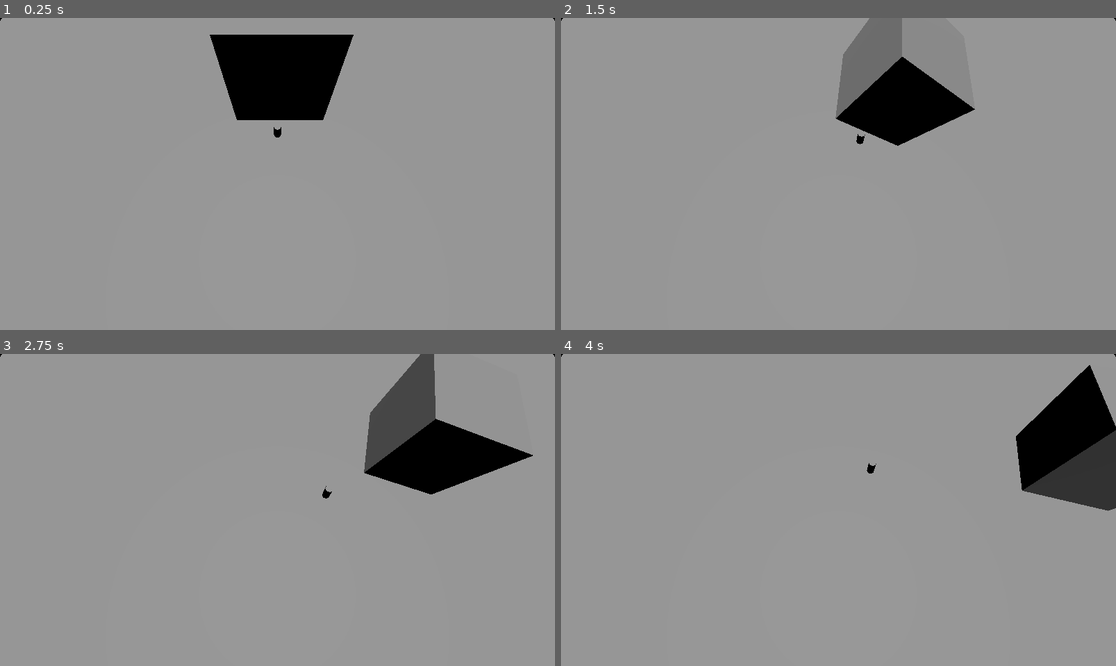
Above: before the commit, frames 1-4 (two rows, left to right).
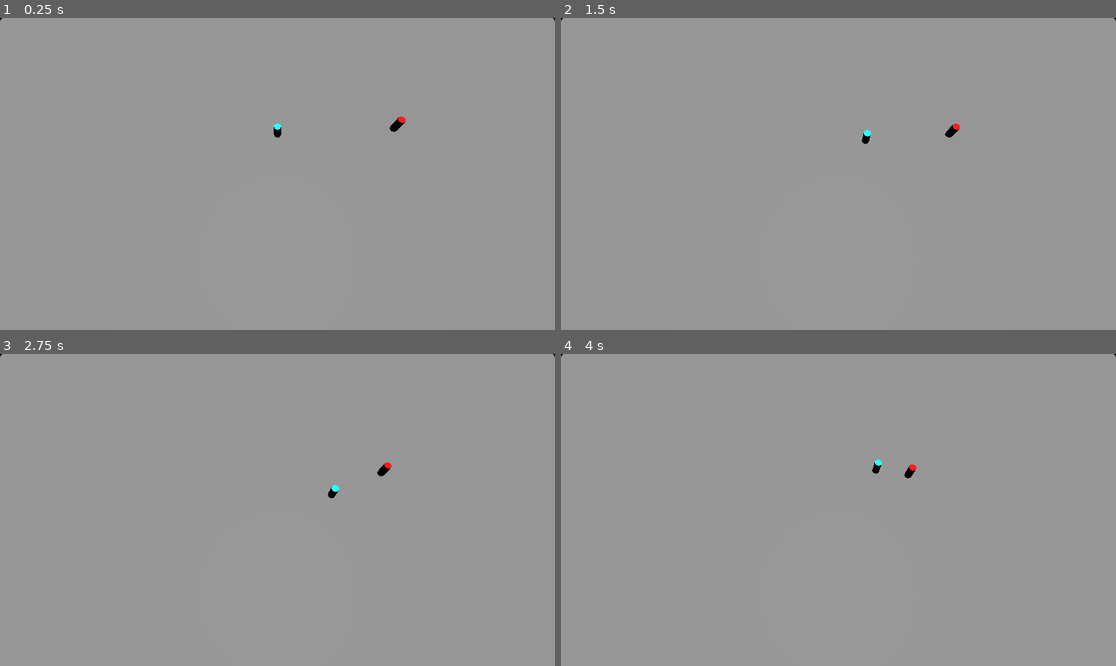
Above: after the commit, the same moments.

Repository: Paladinking/Field_Necromancer
Game: Godot game, scene res://main.tscn
Two runs of this game, one before a commit and one after it. Both use one fixed random seed, a clock stepped at 60 frames per second and the inputs below.
Inputs:
- Up to frame 1 (0.25 s): no input
- Up to frame 2 (1.5 s): tap Enter at 0.5 s; hold D (go_right) 0.53-1.28 s; hold S (go_down) from 1.28 s (still down)
- Up to frame 3 (2.75 s): release S (go_down) at 2.03 s; hold D (go_right) from 2.03 s (still down)
- Up to frame 4 (4 s): release D (go_right) at 2.78 s; hold W (go_up) 2.78-3.53 s; hold A (go_left) from 3.53 s (still down)

The runs differ from the first frame. In frame 1, 5.8% of the frame differs, in the area x 37-74%, y 5-37%; in frame 2, 5.8%; in frame 3, 6.3%, in the area x 58-96%, y 0-47%; in frame 4, 5.9%.

Commit message:
Added navigation system

Diff:
--- /dev/null
+++ b/Characters/fighter.gd
@@ -0,0 +1,45 @@
+extends CharacterBody3D
+
+
+const SPEED = 4.0
+const JUMP_VELOCITY = 4.5
+
+# Get the gravity from the project settings to be synced with RigidBody nodes.
+var gravity = ProjectSettings.get_setting("physics/3d/default_gravity")
+var _target : Node3D = self
+
+@onready var navigation_agent: NavigationAgent3D = get_node("NavigationAgent3D")
+
+func _ready() -> void:
+	$DetectionArea.body_entered.connect(
+		func(body: Node3D):
+			if is_same(self, _target) or body.position.distance_squared_to(self.position) < _target.position.distance_squared_to(self.position):
+				_target = body
+				set_movement_target(_target.position)
+
+	)
+
+func set_movement_target(movement_target: Vector3):
+	navigation_agent.set_target_position(movement_target)
+
+
+func _physics_process(delta):
+	if not is_same(_target, self) and _target.position.distance_squared_to(navigation_agent.get_target_position()) > 1:
+		set_movement_target(_target.position)
+
+	if navigation_agent.is_navigation_finished():
+		velocity.x = 0.0
+		velocity.z = 0.0
+		if not is_on_floor():
+			velocity.y -= gravity * delta
+		move_and_slide()
+		return
+
+	var next_path_position: Vector3 = navigation_agent.get_next_path_position()
+	var new_velocity: Vector3 = global_position.direction_to(next_path_position) * SPEED
+
+	if not is_on_floor():
+		new_velocity.y -= gravity * delta
+
+	velocity = new_velocity
+	move_and_slide()
--- /dev/null
+++ b/Characters/fighter.tscn
@@ -0,0 +1,30 @@
+[gd_scene load_steps=5 format=3 uid="uid://d1fc8ned6hc4e"]
+
+[ext_resource type="Script" path="res://Characters/fighter.gd" id="1_pdd31"]
+
+[sub_resource type="CapsuleShape3D" id="CapsuleShape3D_4ehho"]
+
+[sub_resource type="StandardMaterial3D" id="StandardMaterial3D_v1hkm"]
+albedo_color = Color(1, 0.0313726, 0.0196078, 1)
+
+[sub_resource type="CylinderShape3D" id="CylinderShape3D_ggdf5"]
+height = 10.0
+radius = 10.0
+
+[node name="Fighter" type="CharacterBody3D"]
+script = ExtResource("1_pdd31")
+
+[node name="CollisionShape3D" type="CollisionShape3D" parent="."]
+shape = SubResource("CapsuleShape3D_4ehho")
+
+[node name="CSGCylinder3D" type="CSGCylinder3D" parent="."]
+material = SubResource("StandardMaterial3D_v1hkm")
+
+[node name="DetectionArea" type="Area3D" parent="."]
+collision_layer = 0
+
+[node name="CollisionShape3D" type="CollisionShape3D" parent="DetectionArea"]
+transform = Transform3D(1, 0, 0, 0, 1, 0, 0, 0, 1, 0, 4.5, 0)
+shape = SubResource("CylinderShape3D_ggdf5")
+
+[node name="NavigationAgent3D" type="NavigationAgent3D" parent="."]
--- a/Characters/player.tscn
+++ b/Characters/player.tscn
@@ -1,8 +1,11 @@
-[gd_scene load_steps=3 format=3 uid="uid://40t17omux2gf"]
+[gd_scene load_steps=4 format=3 uid="uid://40t17omux2gf"]
 
 [ext_resource type="Script" path="res://Characters/player.gd" id="1_daf4w"]
 
 [sub_resource type="CapsuleShape3D" id="CapsuleShape3D_p7p8e"]
+
+[sub_resource type="StandardMaterial3D" id="StandardMaterial3D_5nmjr"]
+albedo_color = Color(0.137255, 1, 1, 1)
 
 [node name="Player" type="CharacterBody3D"]
 transform = Transform3D(1, 0, 0, 0, 1, 0, 0, 0, 1, 0, 1, 0)
@@ -12,3 +15,4 @@
 shape = SubResource("CapsuleShape3D_p7p8e")
 
 [node name="CSGCylinder3D" type="CSGCylinder3D" parent="."]
+material = SubResource("StandardMaterial3D_5nmjr")
--- a/main.tscn
+++ b/main.tscn
@@ -1,8 +1,9 @@
-[gd_scene load_steps=4 format=3 uid="uid://c5fhpybtumbeq"]
+[gd_scene load_steps=5 format=3 uid="uid://hk57fmkibkt0"]
 
 [ext_resource type="Script" path="res://main.gd" id="1_hr2f8"]
 [ext_resource type="PackedScene" uid="uid://40t17omux2gf" path="res://Characters/player.tscn" id="1_q5uns"]
-[ext_resource type="PackedScene" uid="uid://cag01vc8xhji0" path="res://world.tscn" id="3_nlw61"]
+[ext_resource type="PackedScene" uid="uid://cdvw0p45llw8x" path="res://world.tscn" id="3_nlw61"]
+[ext_resource type="PackedScene" uid="uid://d1fc8ned6hc4e" path="res://Characters/fighter.tscn" id="4_7grr3"]
 
 [node name="Main" type="Node"]
 script = ExtResource("1_hr2f8")
@@ -16,3 +17,6 @@
 [node name="Player" parent="." instance=ExtResource("1_q5uns")]
 
 [node name="World" parent="." instance=ExtResource("3_nlw61")]
+
+[node name="Fighter" parent="." instance=ExtResource("4_7grr3")]
+transform = Transform3D(1, 0, 0, 0, 1, 0, 0, 0, 1, 15.5091, 2.83598, 0)
--- a/world.tscn
+++ b/world.tscn
@@ -1,4 +1,8 @@
-[gd_scene load_steps=5 format=3 uid="uid://cag01vc8xhji0"]
+[gd_scene load_steps=6 format=3 uid="uid://cdvw0p45llw8x"]
+
+[sub_resource type="NavigationMesh" id="NavigationMesh_ga0fh"]
+vertices = PackedVector3Array(-49.25, 0.3, -49.25, -49.25, 0.3, 49.5, 49.5, 0.3, 49.5, 49.5, 0.3, -49.25)
+polygons = [PackedInt32Array(3, 2, 0), PackedInt32Array(0, 2, 1)]
 
 [sub_resource type="WorldBoundaryShape3D" id="WorldBoundaryShape3D_kg43f"]
 
@@ -9,7 +13,8 @@
 [sub_resource type="BoxShape3D" id="BoxShape3D_ct4y7"]
 size = Vector3(10, 10, 10)
 
-[node name="World" type="Node3D"]
+[node name="World" type="NavigationRegion3D"]
+navigation_mesh = SubResource("NavigationMesh_ga0fh")
 
 [node name="StaticBody3D" type="StaticBody3D" parent="."]
 
@@ -54,11 +59,10 @@
 
 [node name="RigidBody3D" type="RigidBody3D" parent="."]
 transform = Transform3D(1, 0, 0, 0, 1, 0, 0, 0, 1, 0, 10.2966, -3.9297)
+collision_layer = 0
+collision_mask = 0
 physics_material_override = SubResource("PhysicsMaterial_1fstk")
 constant_force = Vector3(10, 0, 0)
 
 [node name="CollisionShape3D" type="CollisionShape3D" parent="RigidBody3D"]
 shape = SubResource("BoxShape3D_ct4y7")
-
-[node name="CSGBox3D" type="CSGBox3D" parent="RigidBody3D"]
-size = Vector3(10, 10, 10)
